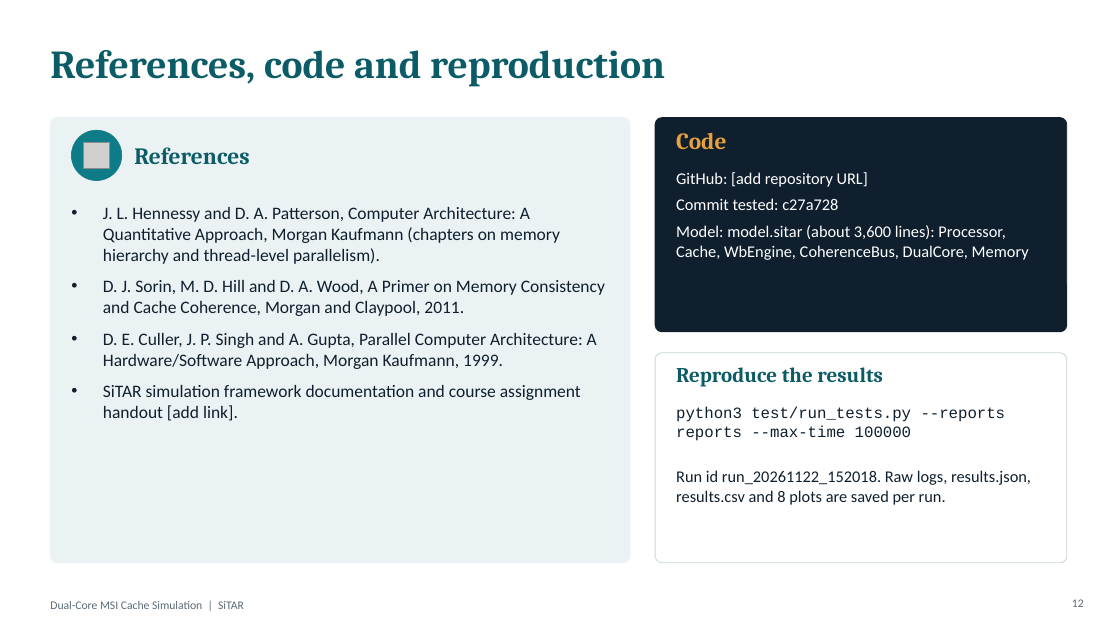
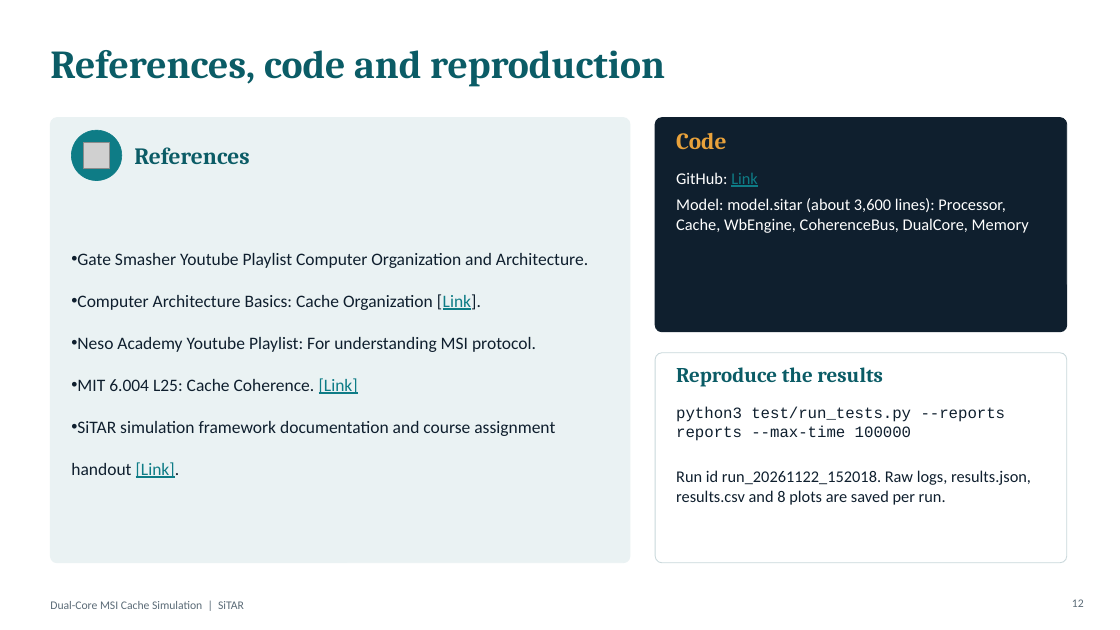
Before and after one commit to suryavanshisiddharth23033-pixel/ASS1, a slide deck: slide 12 of BTP_Presentation.pptx. Drawn at 1120x630 pixels with LibreOffice and Linux fonts; fonts in the diff are those of the drawing; grey boxes stand for pictures. Boxes give left, top, right and bottom in pixels: in the first picture for what was removed or moved away, otherwise in the second. Text is boxed around its words. In the diff, an @@ line names an element or a change of style, - is before the commit and + after.

```diff
--- a/BTP_Presentation.pptx
+++ b/BTP_Presentation.pptx
@@ text at bbox=[676, 172, 758, 187]: text changed @@
-GitHub: [add repository URL]
-Commit tested: c27a728
+GitHub: Link
@@ text at bbox=[71, 253, 588, 478]: text changed @@
-• J. L. Hennessy and D. A. Patterson, Computer Architecture: A Quantitative Approach, Morgan Kaufmann (chapters on memory hierarchy and thread-level parallelism).
-• D. J. Sorin, M. D. Hill and D. A. Wood, A Primer on Memory Consistency and Cache Coherence, Morgan and Claypool, 2011.
-• D. E. Culler, J. P. Singh and A. Gupta, Parallel Computer Architecture: A Hardware/Software Approach, Morgan Kaufmann, 1999.
-• SiTAR simulation framework documentation and course assignment handout [add link].
+• Gate Smasher Youtube Playlist Computer Organization and Architecture.
+• Computer Architecture Basics: Cache Organization [Link].
+• Neso Academy Youtube Playlist: For understanding MSI protocol.
+• MIT 6.004 L25: Cache Coherence. [Link]
+• SiTAR simulation framework documentation and course assignment handout [Link].
```
Also in this commit, not shown: 5 other slides changed, 5 other files.
